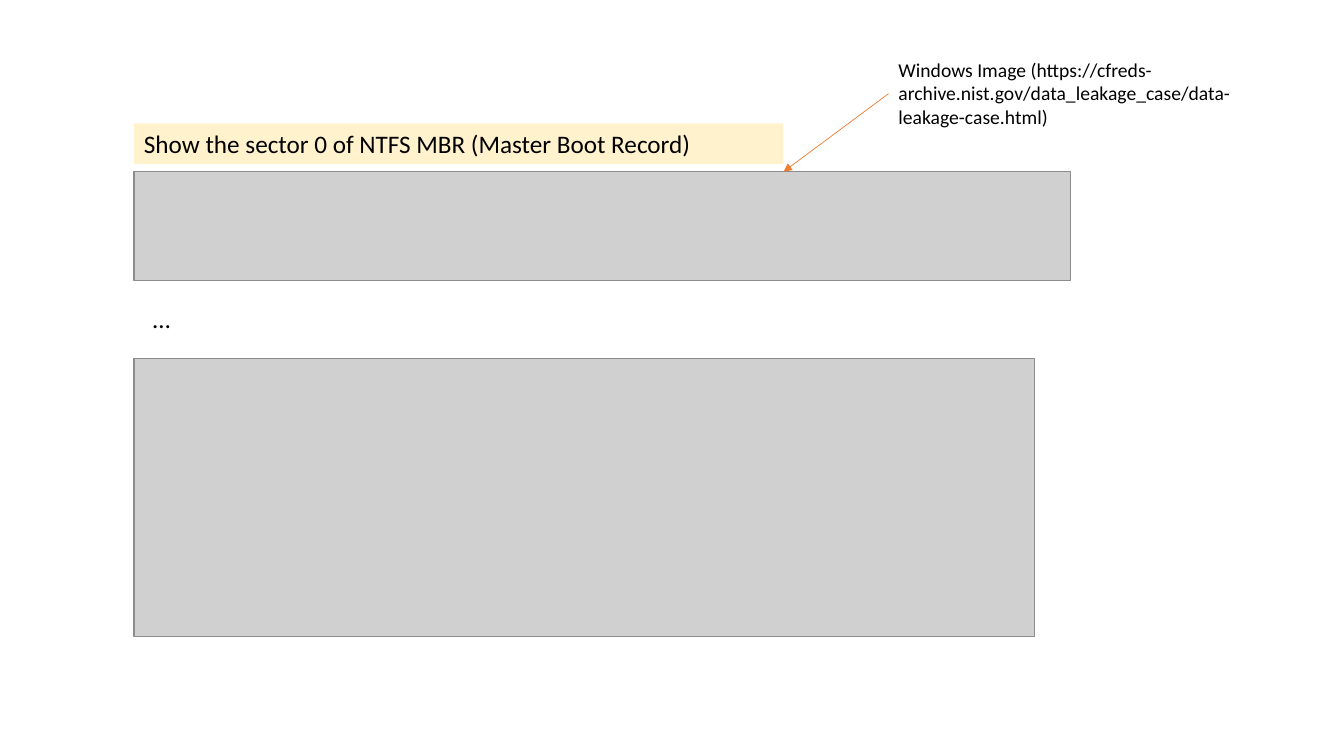
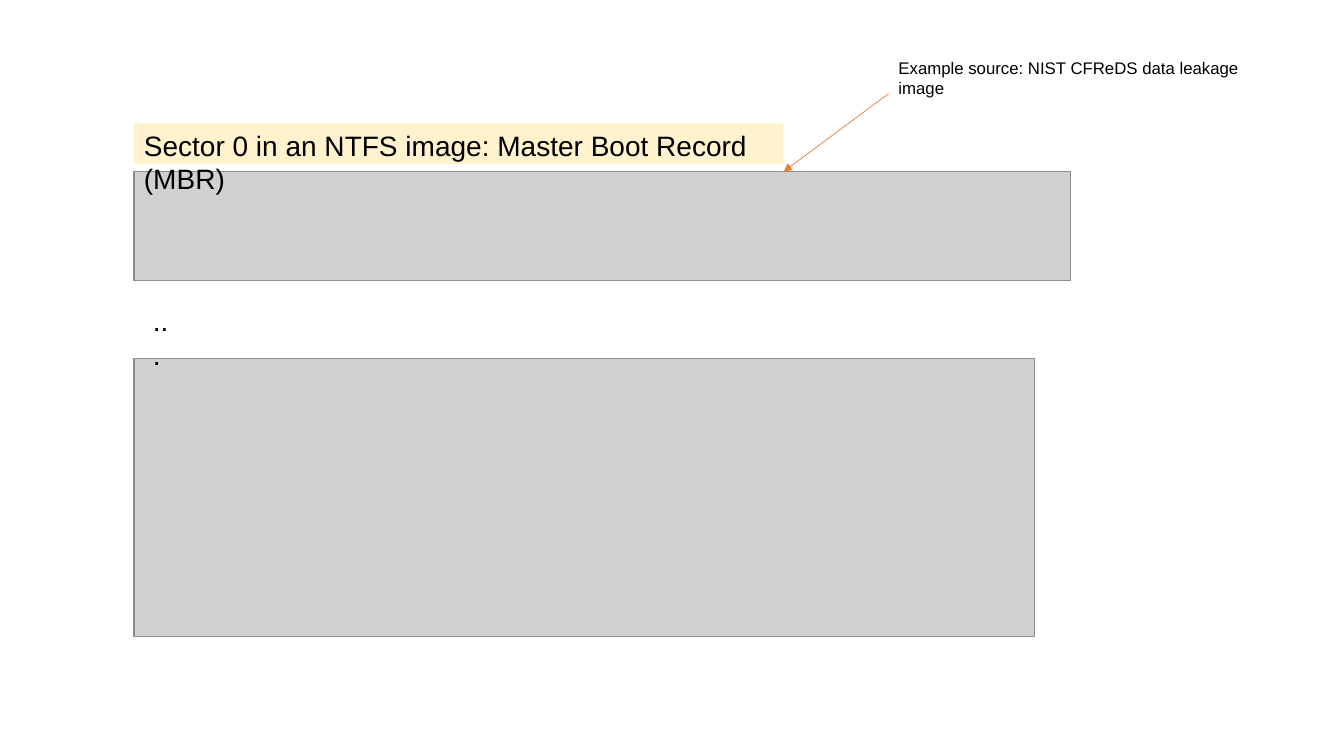
Before and after one commit to frankwxu/Digital-Forensics-Basic-Book, a slide deck: slide 20 of PPTs/Ch7_The_Sleuth_Kit_Tutorial.pptx (slide 18 before the commit). Drawn at 1344x756 pixels with LibreOffice and Linux fonts; fonts in the diff are those of the drawing; grey boxes stand for pictures; background and template pictures are left out. Boxes give left, top, right and bottom in pixels: in the first picture for what was removed or moved away, otherwise in the second. Text is boxed around its words. In the diff, an @@ line names an element or a change of style, - is before the commit and + after.

```diff
--- a/PPTs/Ch7_The_Sleuth_Kit_Tutorial.pptx
+++ b/PPTs/Ch7_The_Sleuth_Kit_Tutorial.pptx
@@ text at [898,62,1239,98]: text changed; size 14 to 12 pt; font Calibri to Arial @@
-Windows Image (https://cfreds-archive.nist.gov/data_leakage_case/data-leakage-case.html)
+Example source: NIST CFReDS data leakage image
@@ text in rectangle at [144,135,746,161]: text changed; size 18 to 20 pt; font Calibri to Arial @@
-Show the sector 0 of NTFS MBR (Master Boot Record)
+Sector 0 in an NTFS image: Master Boot Record (MBR)
@@ text at [143,298,181,339]: text changed; size 18 to 20 pt; font Calibri to Arial @@
-…
+...
```
Also in this commit, not shown: 37 other slides changed, 4 slides added, 1 slide removed.
